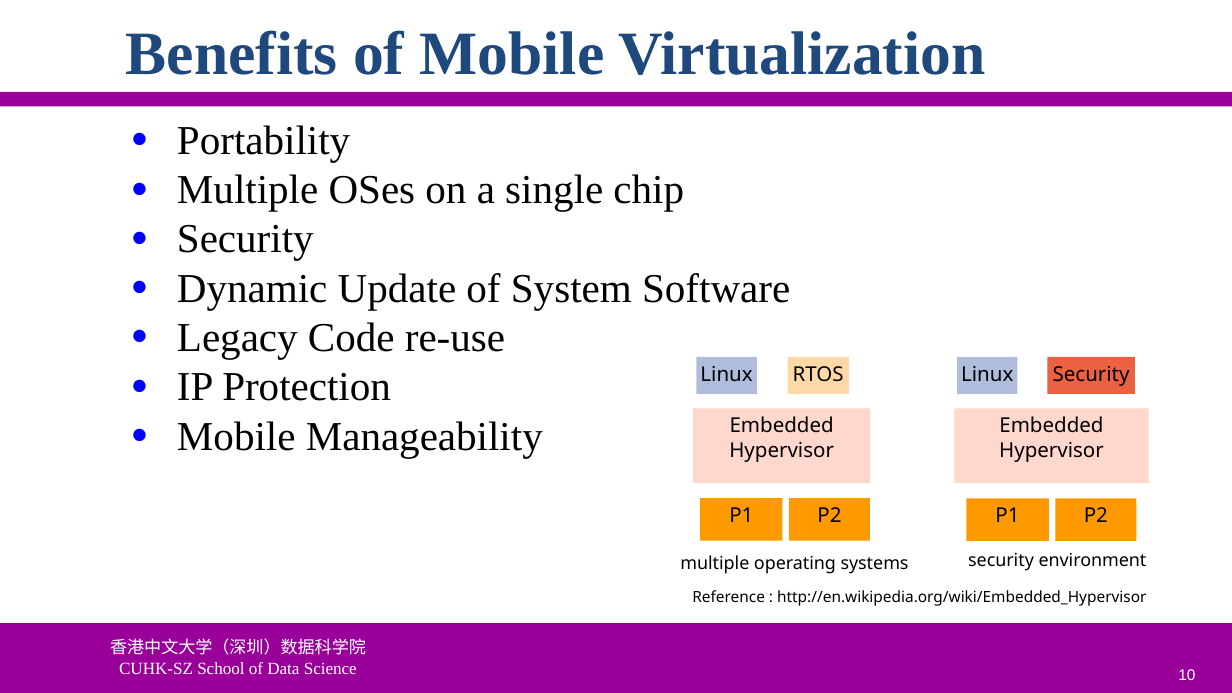
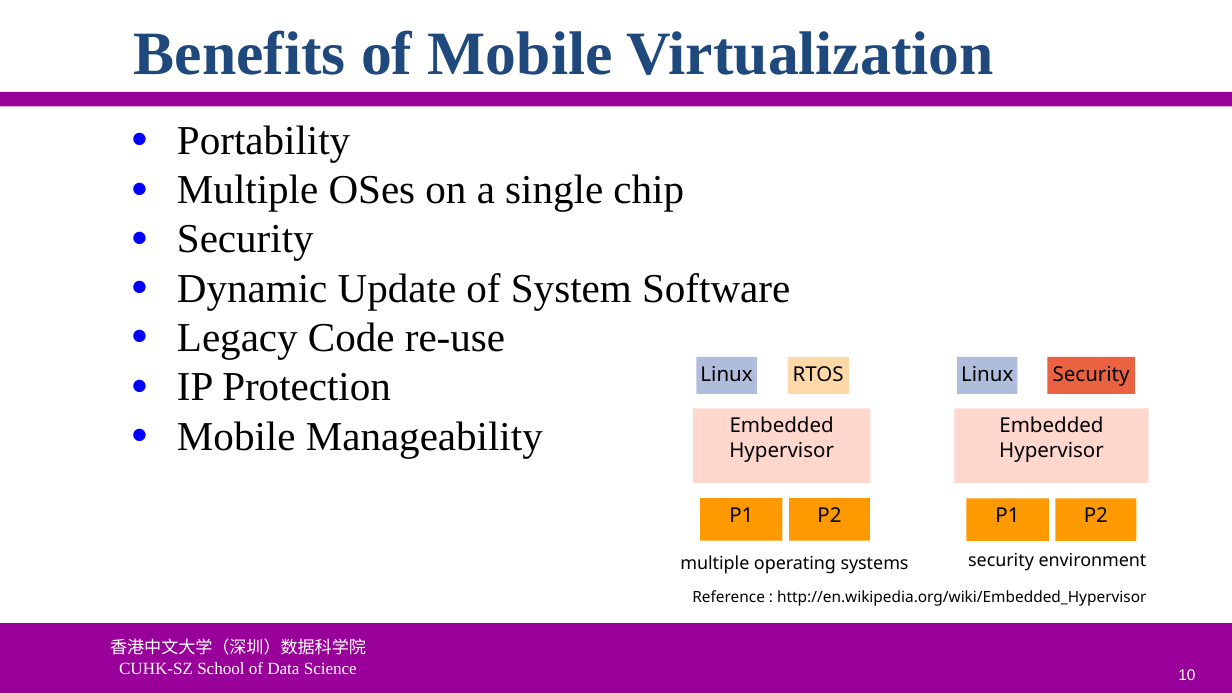
Before and after one commit to ychung1103/ychung1103.github.io, a slide deck: slide 10 of Slides/CSC6103/VT-01 Virtualization Introduction.pptx. Drawn at 1232x693 pixels with LibreOffice and Linux fonts; fonts in the diff are those of the drawing; background and template pictures are left out. Boxes give left, top, right and bottom in pixels: in the first picture for what was removed or moved away, otherwise in the second. Text is boxed around its words. In the diff, an @@ line names an element or a change of style, - is before the commit and + after.

```diff
--- a/Slides/CSC6103/VT-01 Virtualization Introduction.pptx
+++ b/Slides/CSC6103/VT-01 Virtualization Introduction.pptx
@@ title "Benefits of Mobile Virtualization": place and size @@
-title "Benefits of Mobile Virtualization" at [126, 30, 986, 75]
+title "Benefits of Mobile Virtualization" at [134, 30, 994, 75]
```
Also in this commit, not shown: 1 other slide changed, 2 other files.
